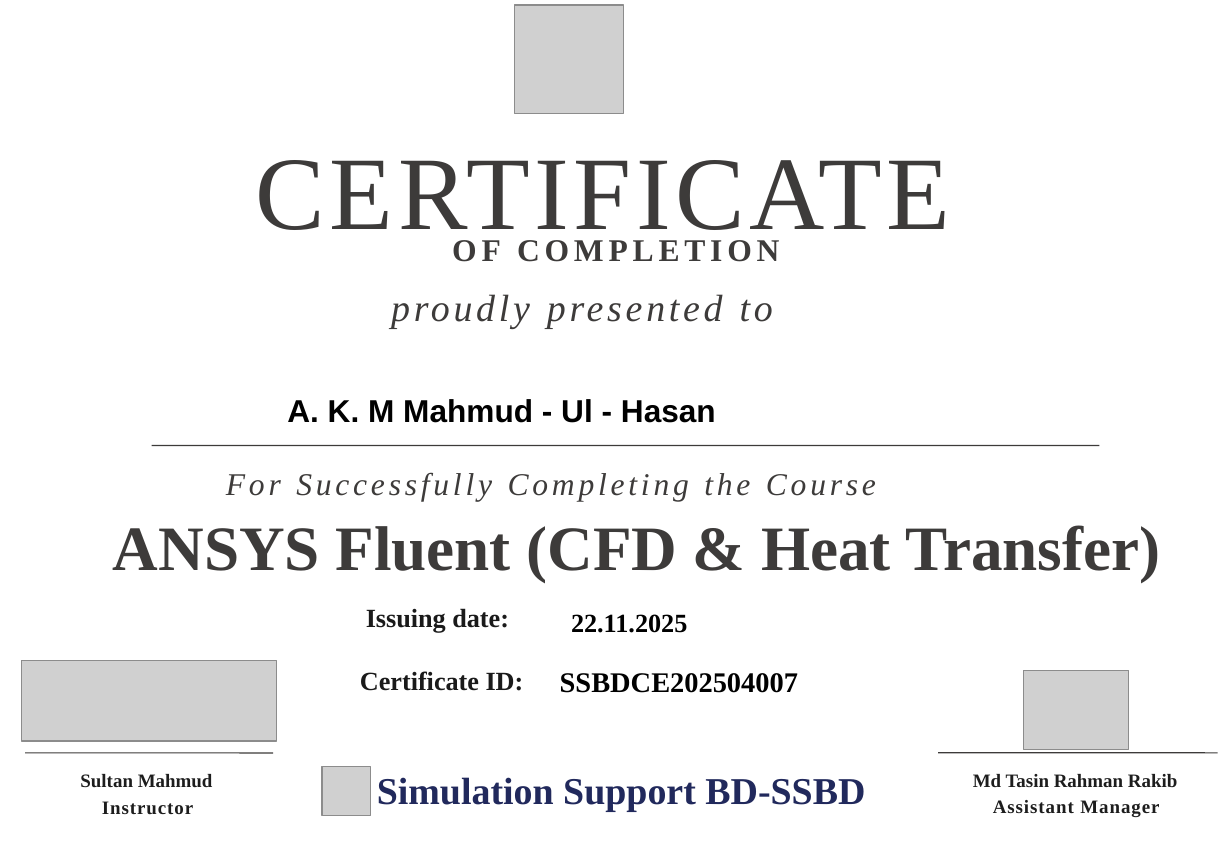
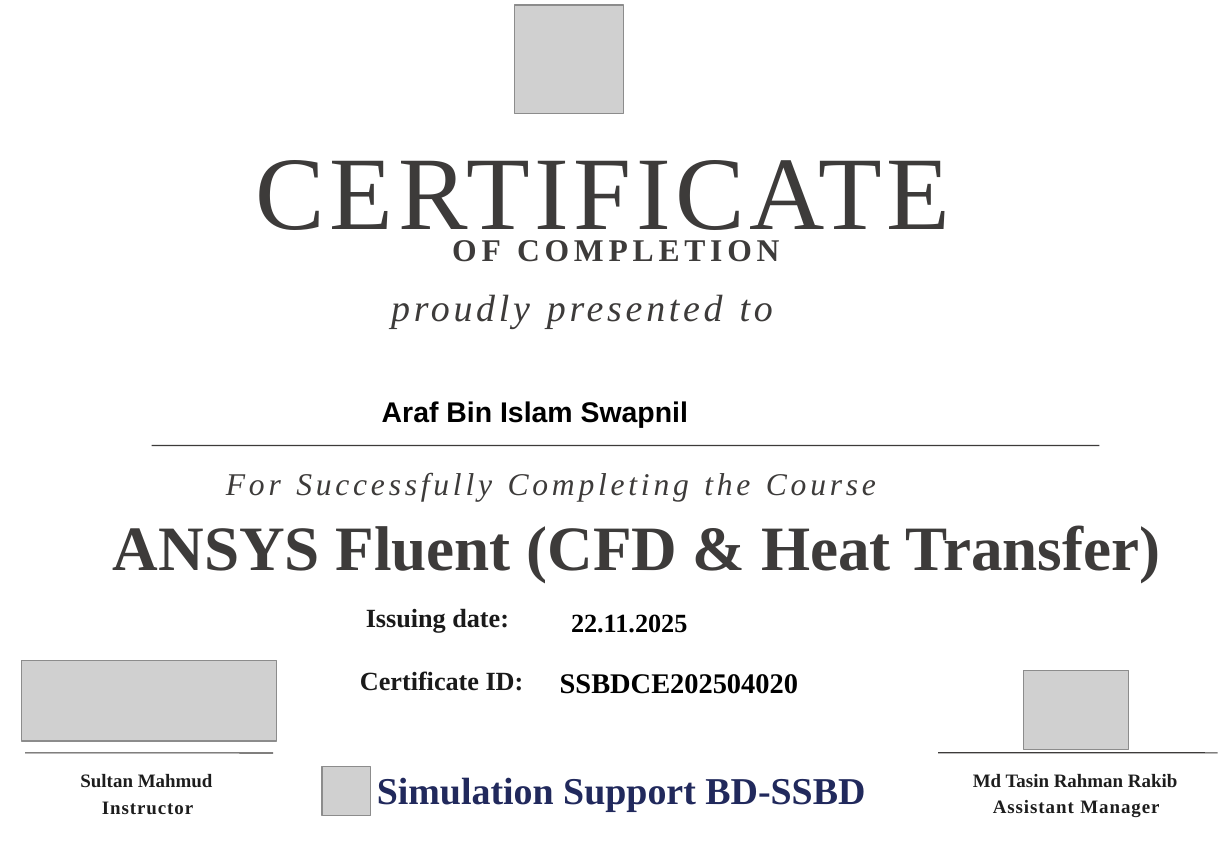
Before and after one commit to T-dot-prog/ssbd_website, a slide deck: slide 1 of pptx_src/Certificate.pptx. Drawn at 1232x853 pixels with LibreOffice and Linux fonts; fonts in the diff are those of the drawing; grey boxes stand for pictures; background and template pictures are left out. Boxes give left, top, right and bottom in pixels: in the first picture for what was removed or moved away, otherwise in the second. Text is boxed around its words. In the diff, an @@ line names an element or a change of style, - is before the commit and + after.

```diff
--- a/pptx_src/Certificate.pptx
+++ b/pptx_src/Certificate.pptx
@@ text at [382, 401, 688, 428]: text changed; size 20 to 18 pt @@
-A. K. M Mahmud - Ul - Hasan
+Araf Bin Islam Swapnil
@@ text in rounded rectangle at [560, 674, 798, 694]: text changed @@
-SSBDCE202504007
+SSBDCE202504020
```
Also in this commit, not shown: 4 other files.
